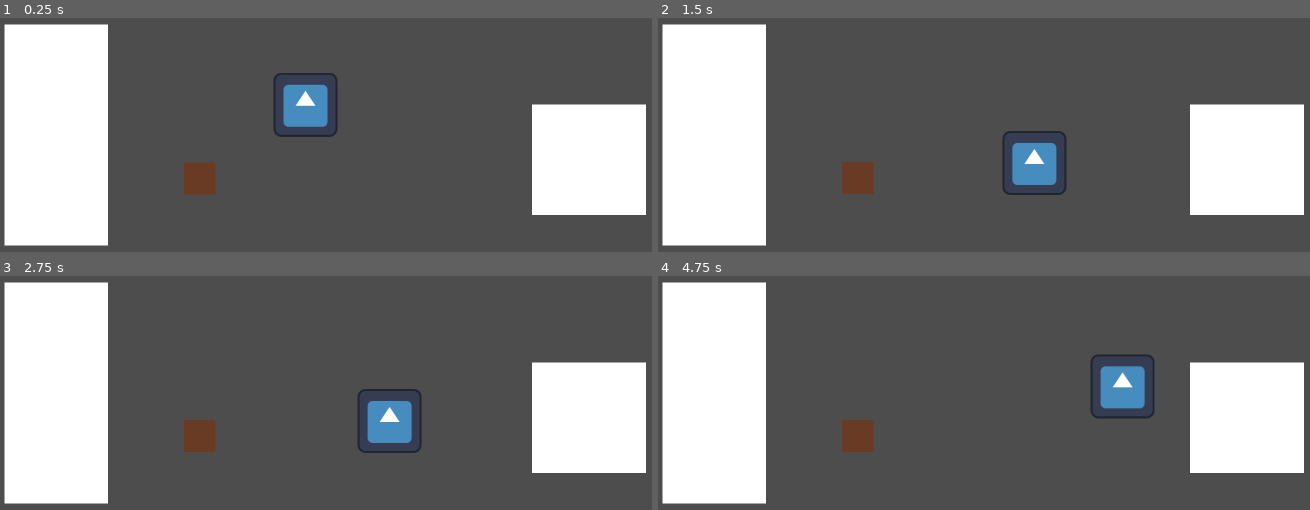
Above: before the commit, frames 1-4 (two rows, left to right).
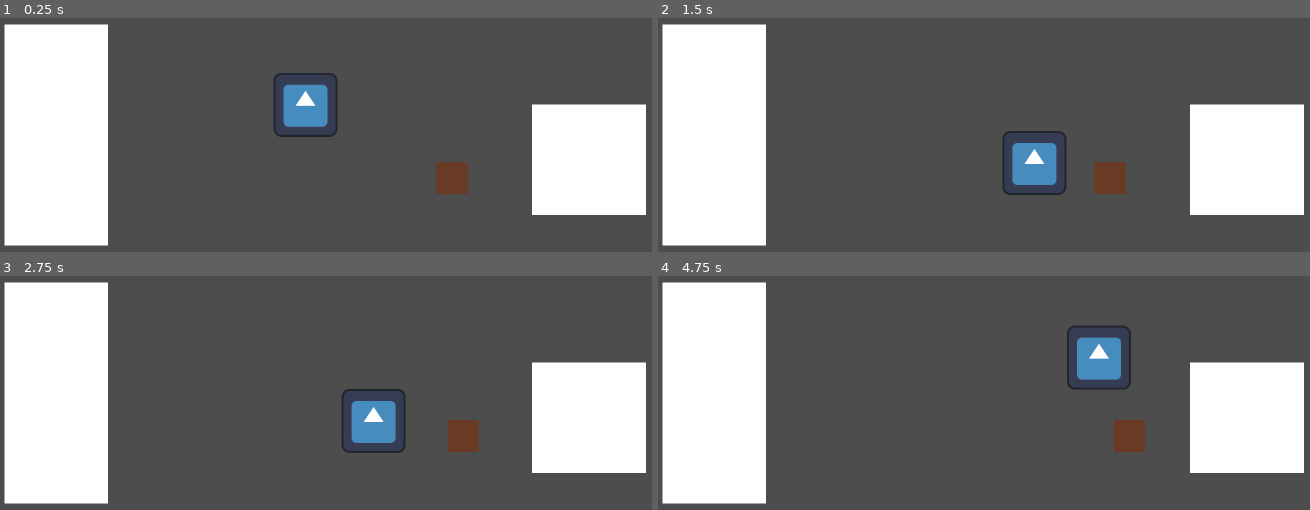
Above: after the commit, the same moments.

Repository: BrianGerardi/LaLuzYLaSombraGameJam
Game: Godot game, scene res://Escenas/escena_principal.tscn
The game is run twice, just before and just after one commit, with the same random seed, the same clock (stepped at 60 frames per second) and the same inputs. The project has no main scene, so this scene is started directly. The engine's default icon, where the game draws it, is replaced by a stand-in: a white triangle on a blue panel in a dark square.
Inputs:
- Up to frame 1 (0.25 s): no input
- Up to frame 2 (1.5 s): hold D (mover_derecha) from 0.53 s (still down); tap F (accion) at 0.6 s; tap Space (saltar) at 0.77 s; tap Shift (correr) at 1.35 s
- Up to frame 3 (2.75 s): tap Space (saltar) at 1.52 s; release D (mover_derecha) at 2.03 s; hold A (mover_izquierda) from 2.03 s (still down); tap F (accion) at 2.1 s
- Up to frame 4 (4.75 s): release A (mover_izquierda) at 2.78 s; hold D (mover_derecha) 2.78-4.28 s; tap Shift (correr) at 2.85, 4.35 s; tap Space (saltar) at 3.02, 3.77, 4.52 s; tap F (accion) at 3.6 s; hold A (mover_izquierda) from 4.28 s (still down)

The runs differ from the first frame. In frame 1, 1.3% of the frame differs, in the area x 28-72%, y 61-76%; in frame 2, 1.3%; in frame 3, 2.7%; in frame 4, 3.9%, in the area x 28-77%, y 21-76%.

Commit message:
Agregado Enemigo basico
Se agrego el script basico para un enemigo

Diff:
--- /dev/null
+++ b/Escenas/enemy_aparicion.gd
@@ -0,0 +1,36 @@
+extends CharacterBody2D
+
+@export var velocidad = -60
+var target
+var mirando_derecha = false
+
+func _physics_process(delta: float) -> void:
+	# Add the gravity.
+	if not is_on_floor():
+		velocity += get_gravity() * delta
+
+	if $RayCast2D_IZQ.is_colliding() && is_on_floor():
+		flip()
+
+	velocity.x = velocidad
+	move_and_slide()
+
+
+func flip ():
+	mirando_derecha = !mirando_derecha
+
+	scale.x = abs (scale.x) *-1
+	if mirando_derecha:
+		velocidad = abs(velocidad)
+	else:
+		velocidad = abs(velocidad) *-1
+
+
+func _on_area_detectar_player_body_entered(body: Node2D) -> void:
+	if body.is_in_group("Player"):
+		target = body
+		var direccion = target.global_position - global_position
+		if direccion.x > 0:
+			velocidad = abs(velocidad)
+		else:
+			velocidad = -abs(velocidad)
--- /dev/null
+++ b/Escenas/enemy_aparicion.tscn
@@ -0,0 +1,32 @@
+[gd_scene load_steps=4 format=3 uid="uid://bq2ff72a2s2wu"]
+
+[ext_resource type="Script" uid="uid://dduhq5c0xkrue" path="res://Escenas/enemy_aparicion.gd" id="1_ievrw"]
+
+[sub_resource type="CapsuleShape2D" id="CapsuleShape2D_llbdb"]
+
+[sub_resource type="RectangleShape2D" id="RectangleShape2D_ievrw"]
+size = Vector2(210, 29)
+
+[node name="Enemy_aparicion" type="CharacterBody2D"]
+modulate = Color(0.156723, 0.200055, 0.207698, 1)
+script = ExtResource("1_ievrw")
+
+[node name="Sprite2D" type="Sprite2D" parent="."]
+
+[node name="CollisionShape2D" type="CollisionShape2D" parent="."]
+shape = SubResource("CapsuleShape2D_llbdb")
+
+[node name="RayCast2D_IZQ" type="RayCast2D" parent="."]
+target_position = Vector2(-13, 0)
+
+[node name="RayCast2D_DER" type="RayCast2D" parent="."]
+target_position = Vector2(13, 0)
+
+[node name="Area_detectar_player" type="Area2D" parent="."]
+
+[node name="CollisionShape2D" type="CollisionShape2D" parent="Area_detectar_player"]
+position = Vector2(0, -0.5)
+shape = SubResource("RectangleShape2D_ievrw")
+
+[connection signal="body_entered" from="Area_detectar_player" to="." method="_on_area_detectar_player_body_entered"]
+[connection signal="body_exited" from="Area_detectar_player" to="." method="_on_area_detectar_player_body_exited"]
--- a/Escenas/escena_principal.tscn
+++ b/Escenas/escena_principal.tscn
@@ -1,8 +1,9 @@
-[gd_scene load_steps=6 format=3 uid="uid://b565hncygpvmi"]
+[gd_scene load_steps=7 format=3 uid="uid://b565hncygpvmi"]
 
 [ext_resource type="PackedScene" uid="uid://03t2le3iliwf" path="res://Escenas/player.tscn" id="1_wmjee"]
 [ext_resource type="PackedScene" uid="uid://bxpxh2bravn23" path="res://Escenas/area_de_luz.tscn" id="2_ripk3"]
 [ext_resource type="PackedScene" uid="uid://chgjkvupo5g0s" path="res://Escenas/caja_empujable.tscn" id="3_pboj7"]
+[ext_resource type="PackedScene" uid="uid://bq2ff72a2s2wu" path="res://Escenas/enemy_aparicion.tscn" id="4_s6hsl"]
 
 [sub_resource type="WorldBoundaryShape2D" id="WorldBoundaryShape2D_wmjee"]
 
@@ -58,4 +59,7 @@
 position = Vector2(308, 472)
 
 [node name="CajaEmpujable" parent="." instance=ExtResource("3_pboj7")]
-position = Vector2(399, 465)
+position = Vector2(903, 471)
+
+[node name="Enemy_aparicion" parent="." instance=ExtResource("4_s6hsl")]
+position = Vector2(246, 475)
Not shown, added: Escenas/enemy_aparicion.gd.uid
